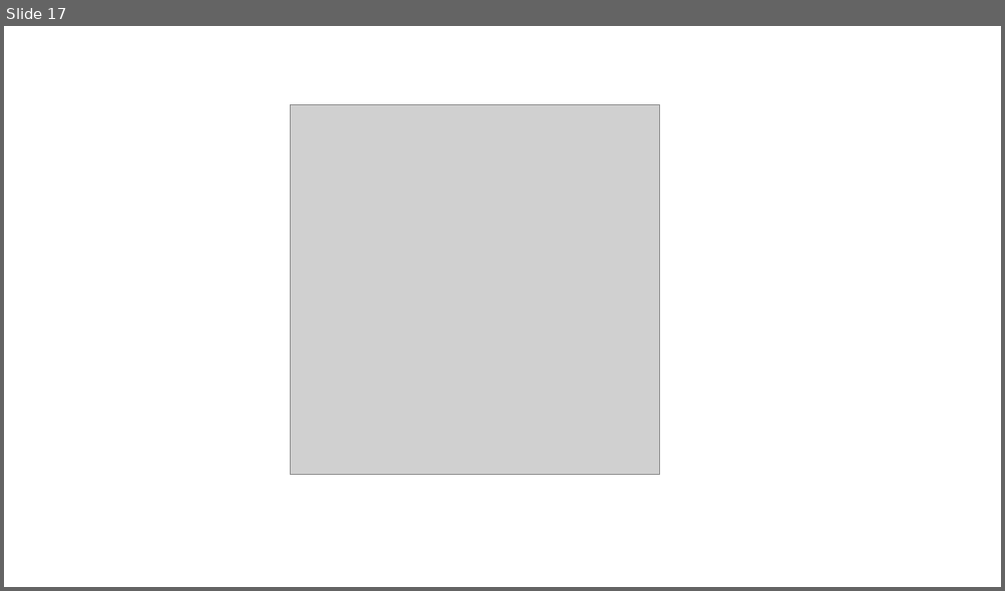
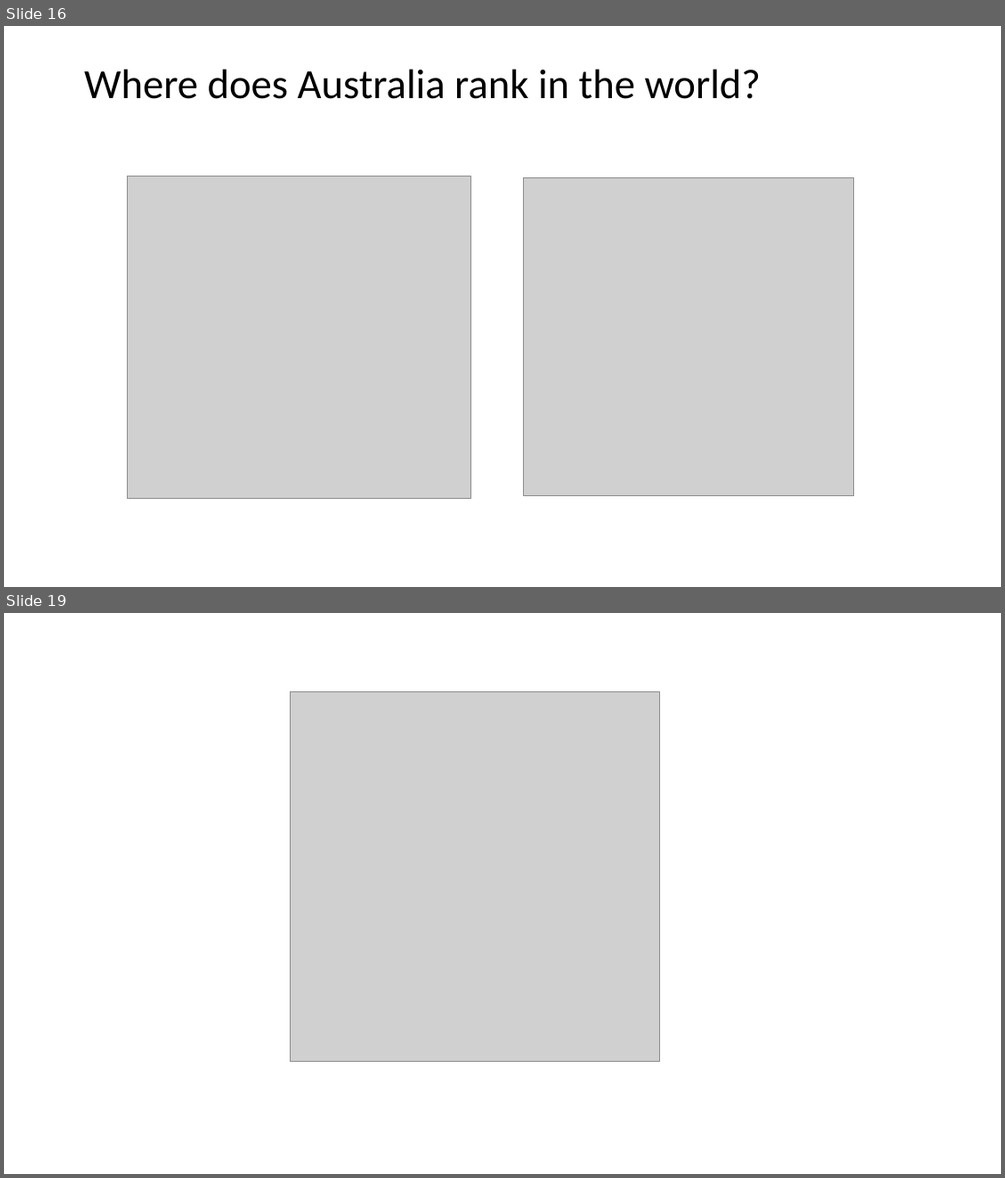
Before and after one commit to Alvin1359/world-happiness-report, a slide deck: World Happiness Report Presentation.pptx. Shown one above the other, each under a label of ours: slide 17 before the commit, slides 16 and 19 after it; the slides between them are not shown. The pictures are 1005x591 and 1005x1178 pixels, drawn with LibreOffice and Linux fonts; fonts in the diff are those of the drawing; grey boxes stand for pictures. Boxes give left, top, right and bottom in pixels: in the first picture for what was removed or moved away, otherwise in the second. Text is boxed around its words. In the diff, an @@ line names an element or a change of style, - is before the commit and + after.

```diff
--- a/World Happiness Report Presentation.pptx
+++ b/World Happiness Report Presentation.pptx
@@ slide 16 added at [4,26,1001,587], background #FFFFFF @@
@@ text added at [84,69,760,99], 40 pt, text #000000 @@
+Where does Australia rank in the world?
@@ picture added at [128,176,470,498] @@
@@ picture added at [524,178,854,496] @@
@@ what was slide 17 is now slide 19 @@
```
Also in this commit, not shown: 8 slides changed, 7 other slides added, 6 slides removed, 3 other files.
